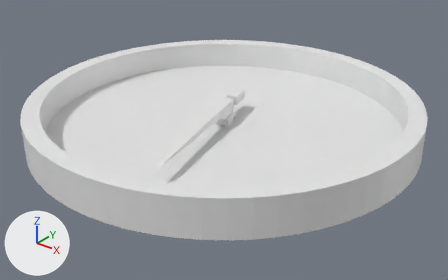
The FBX model Assets/Models/Cessna/Instruments/InstrumentsAirSpeed.fbx, before and after one commit.
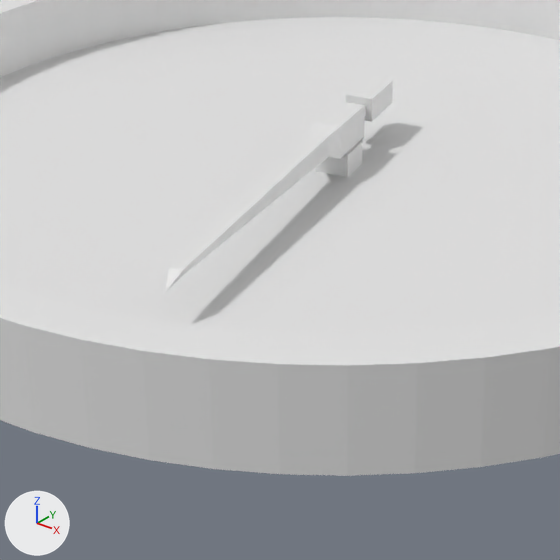
There are two pictures of each version: one whole from a 50 mm lens placed at (-0.274, -1.504, 0.8), pointed at (-1.456, -0.026, -0.116), one close up on the part from 21% to 69% of the width and 21% to 97% of the height. Arrows for +X, +Y and +Z are at lower left; the lights stay in place.

Before the edit, the objects in view are built like this:
```python
me_cube_002 = bpy.data.meshes.new('Cube.002')
me_cube_002.from_pydata(...)  # 41 vertices, 41 faces; spans x -0.6..0.6, y -3.5..11.7, z -2.0..0.1
me_cylinder_004 = bpy.data.meshes.new('Cylinder.004')
me_cylinder_004.from_pydata(...)  # 256 vertices, 194 faces; spans x -1.0..1.0, y -1.0..1.0, z -1.0..0.26
ob_chassisairspeed = bpy.data.objects.new('ChassisAirSpeed', me_cylinder_004)
ob_chassisairspeed.location = (-1.481, 0.004, 0.0)
ob_chassisairspeed.scale = (0.652, 0.652, 0.0961)
ob_indicatorairspeed = bpy.data.objects.new('IndicatorAirSpeed', me_cube_002)
ob_indicatorairspeed.location = (-1.481, 0.004, 0.0)
ob_indicatorairspeed.rotation_euler = (0.0, 0.0, -2.88)  # degrees (0, 0, -165)
ob_indicatorairspeed.scale = (0.0391, 0.0391, 0.0391)
```
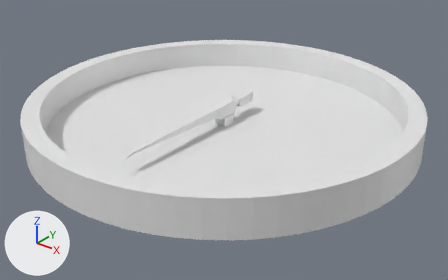
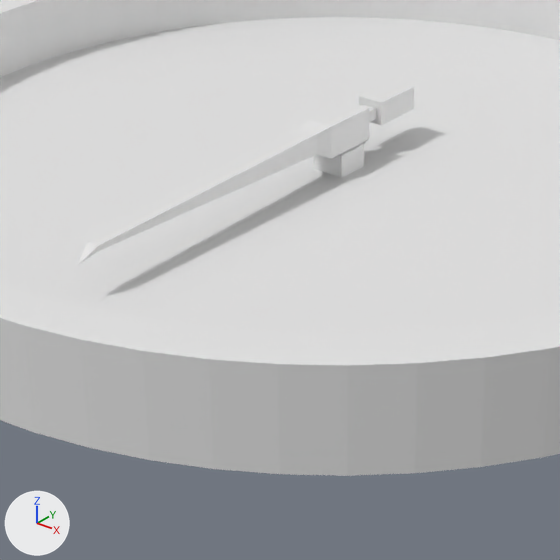
The newer file is also turned or shifted as a whole; pictures and numbers use the older file's frame.

Changed parts and their boxes [x1, y1, x2, y2] in the close-ups (560 x 560 px):
'IndicatorAirSpeed', turned
    before: [165, 77, 393, 293]
    after: [78, 81, 414, 265]

The change in detail:
Object 'IndicatorAirSpeed' (ob_indicatorairspeed) turns from (0, 0, -165) to (0, 0, -180) degrees about x, y and z.
